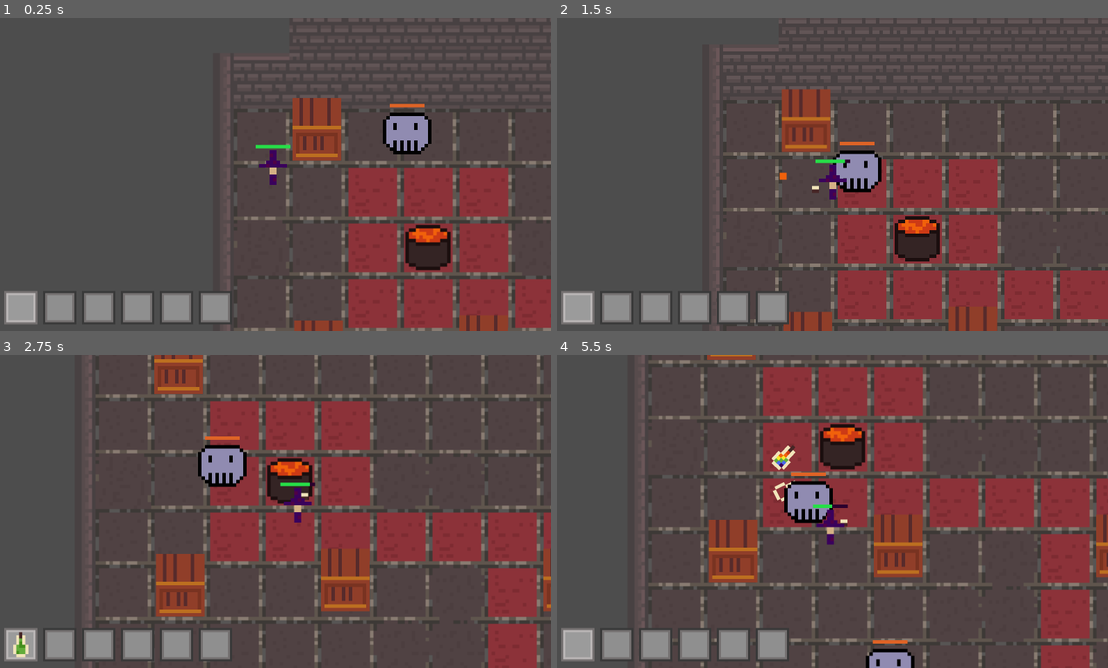
Above: before the commit, frames 1-4 (two rows, left to right).
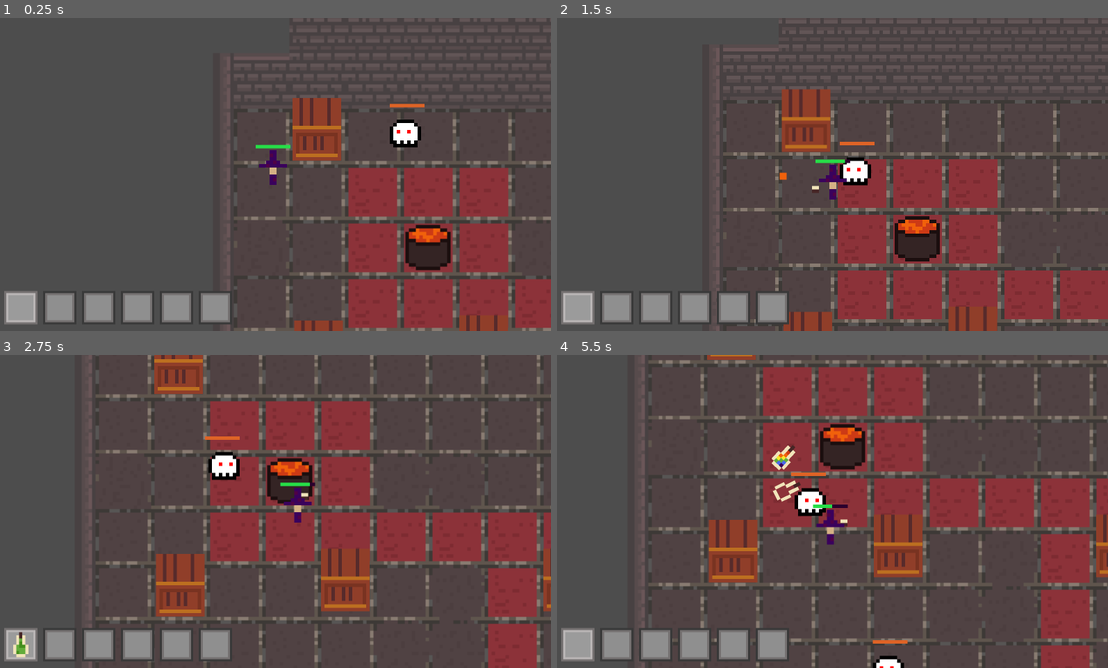
Above: after the commit, the same moments.

Repository: chluebi/ludum-dare-58
Game: Godot game, scene res://main.tscn
The game is run twice, just before and just after one commit, with the same random seed, the same clock (stepped at 60 frames per second) and the same inputs.
Inputs (mouse positions are in pixels of both pictures, inside the frame that each line leads up to):
- Up to frame 1 (0.25 s): no input
- Up to frame 2 (1.5 s): move the mouse to (953, 158) at 0.52 s; hold D (move_right) 0.53-1.28 s; hold F (drink) 0.53-1.28 s; move the mouse to (716, 190) at 1.27 s; hold S (move_down) from 1.28 s (still down); click (716, 190) at 1.35 s
- Up to frame 3 (2.75 s): move the mouse to (330, 442) at 2.02 s; release S (move_down) at 2.03 s; hold D (move_right) from 2.03 s (still down); tap Q (throw) at 2.1 s
- Up to frame 4 (5.5 s): move the mouse to (804, 574) at 2.77 s; release D (move_right) at 2.78 s; hold W (move_up) 2.78-3.53 s; tap F (drink) at 2.85 s; move the mouse to (997, 558) at 3.52 s; press the mouse at (997, 558) at 3.53 s; hold A (move_left) 3.53-5.03 s; move the mouse to (661, 464) at 4.27 s; release the mouse at (661, 464) at 4.28 s; tap Q (throw) at 4.35 s; move the mouse to (860, 511) at 5.02 s; hold S (move_down) from 5.03 s (still down); hold F (drink) from 5.03 s (still down)

The runs differ from the first frame. In frame 1, 1.0% of the frame differs, in the area x 69-79%, y 30-44%; in frame 2, 0.9%; in frame 3, 1.0%; in frame 4, 1.5%, in the area x 41-65%, y 40-100%.

Commit message:
new skull

Diff:
--- a/enemy.gd
+++ b/enemy.gd
@@ -76,6 +76,11 @@
 func _move_to(global_position: Vector2):
 	# position = Vector2(0, 0) + offset
 	velocity = (global_position - position).normalized() * speed
+	var sprite = $AnimatedSprite2D
+	if velocity.x > 0:
+		sprite.flip_h = true
+	else:
+		sprite.flip_h = false
 	move_and_slide()
 
 func on_death():
--- a/enemy.tscn
+++ b/enemy.tscn
@@ -1,14 +1,14 @@
 [gd_scene load_steps=7 format=3 uid="uid://dog1poe2ison0"]
 
 [ext_resource type="Script" uid="uid://dn6lltdaw57cg" path="res://enemy.gd" id="1_4gyqm"]
-[ext_resource type="Texture2D" uid="uid://duiwgdhqxy3p0" path="res://skull.png" id="1_7k104"]
+[ext_resource type="Texture2D" uid="uid://tr6ftevfd4vs" path="res://skull(1).png" id="2_qi2p4"]
 [ext_resource type="PackedScene" uid="uid://douxwd3qcg1hw" path="res://healthbar.tscn" id="3_qi2p4"]
 
-[sub_resource type="SpriteFrames" id="SpriteFrames_4gyqm"]
+[sub_resource type="SpriteFrames" id="SpriteFrames_iifgy"]
 animations = [{
 "frames": [{
 "duration": 1.0,
-"texture": ExtResource("1_7k104")
+"texture": ExtResource("2_qi2p4")
 }],
 "loop": true,
 "name": &"default",
Not shown: 1 places in enemy.tscn that only renumber resources
Binary file added: skull(1).png
Not shown, added: skull(1).png.import
